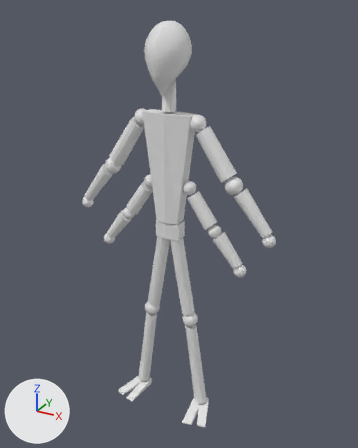
The Blender file Enemies/FutureBlade.blend, before and after one commit.
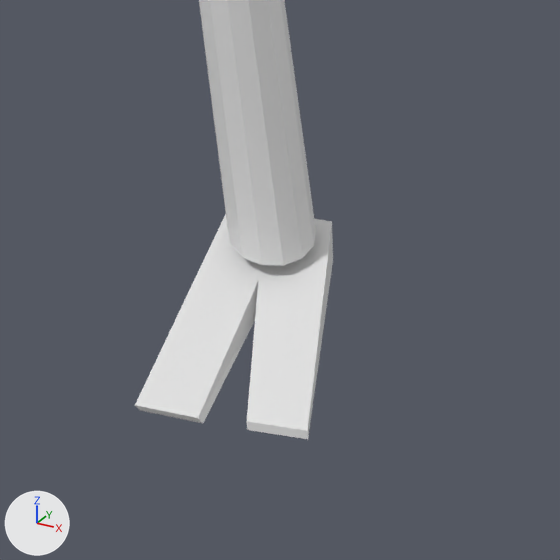
The first picture shows the older version from a 50 mm camera at (1.84, -3.2, 3.32) aimed at (0.06, 0.04, 1.7). The close-ups show the older and then the newer version on the part from 46% to 67% of the width and 82% to 99% of the height of that picture. Only the edits that show in the close-ups are written down. Arrows for +X, +Y and +Z are at lower left; the lights stay in place.

Before the edit, the objects in view are built like this:
```python
me_cube = bpy.data.meshes.new('Cube')
me_cube.from_pydata(...)  # 1774 vertices, 1757 faces; spans x 0.0..0.88, y -0.28..0.2, z -0.06..3.23
me_cube.materials.append(mat_material)  # white #e7e7e7
ob_body = bpy.data.objects.new('Body', me_cube)
ob_body.location = (0.0, 0.0, 0.0)
_m = ob_body.modifiers.new('Mirror', 'MIRROR')
```
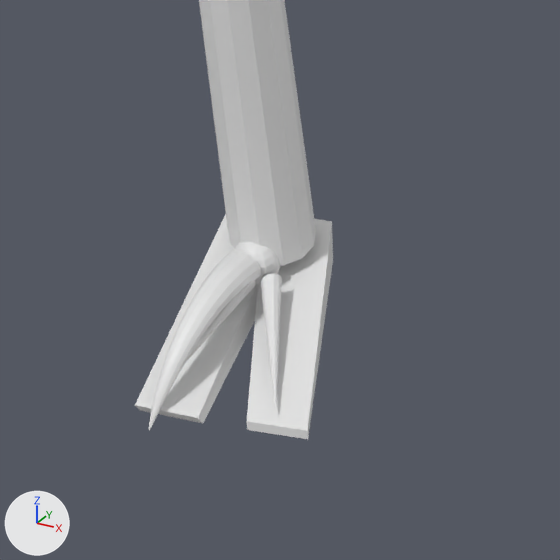
Where the change shows, as pixel boxes [x1, y1, x2, y2] in the close-ups (560 x 560 px):
'Cylinder', added
    after: [149, 250, 261, 430]
part 1 of me_cube, added
    after: [235, 242, 280, 285]
part 2 of me_cube, added
    after: [185, 273, 282, 412]

The change in detail:
me_cube is used by ob_body; location (0.0, 0.0, 0.0).
me_cube had 1774 vertices, 1757 faces and spanned x 0.0..0.88, y -0.28..0.2, z -0.06..3.23.
me_cube now has 1910 vertices, 1902 faces and spans x 0.0..0.88, y -0.28..0.2, z -0.06..3.23.
me_cube part 1: a new loose piece, a UV sphere (11 segments, 11 rings, poles along z) spanning x 0.282..0.341, y -0.078..-0.019, z -0.024..0.036, in mat_material (white #e7e7e7).
Part 2, on me_cube:
24 vertices are added at x 0.29..0.42, y -0.26..-0.06, z -0.04..0.02.
24 new faces join them.
Mesh me_cylinder is new.
It has 273 vertices, 262 faces and spans x -0.169..0.169, y -1.677..-1.341, z -0.588..0.454.
Object 'Cylinder' (ob_cylinder) is new; it shows me_cylinder.
Its location is (0.301, -0.138, -0.148).
Its rotation in degrees is (-76, 0.1, -3.6).
Its scale is (0.143, 0.115, 0.0902).
It gains a SIMPLE_DEFORM modifier named 'SimpleDeform'.
Modifier setting: deform_method = 'BEND'.
Modifier setting: factor = 1.117.
Modifier setting: angle = 1.117.
